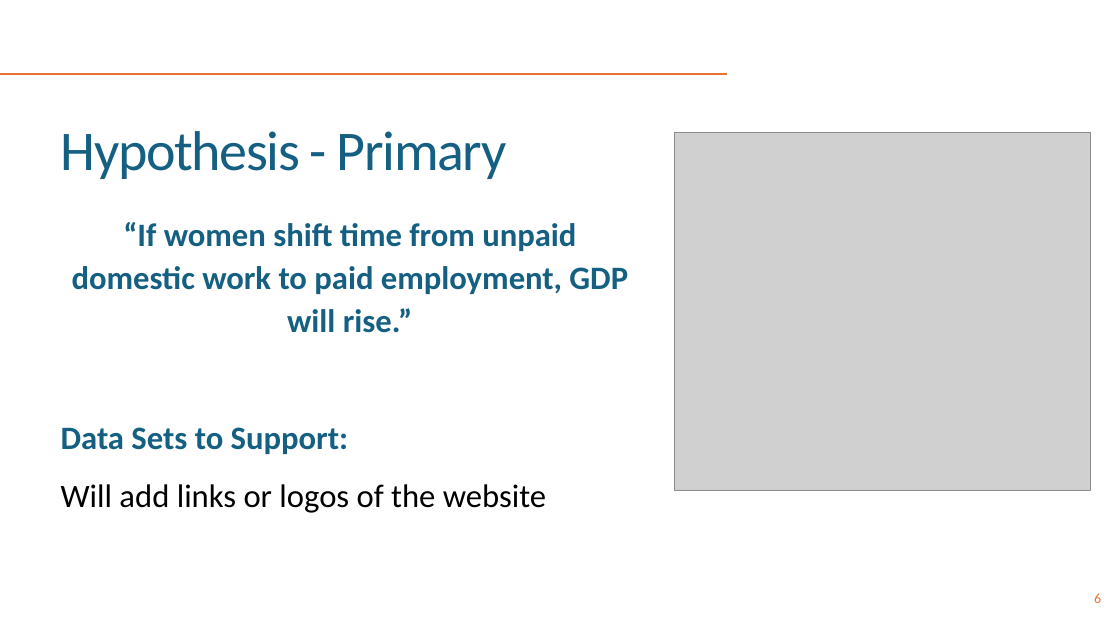
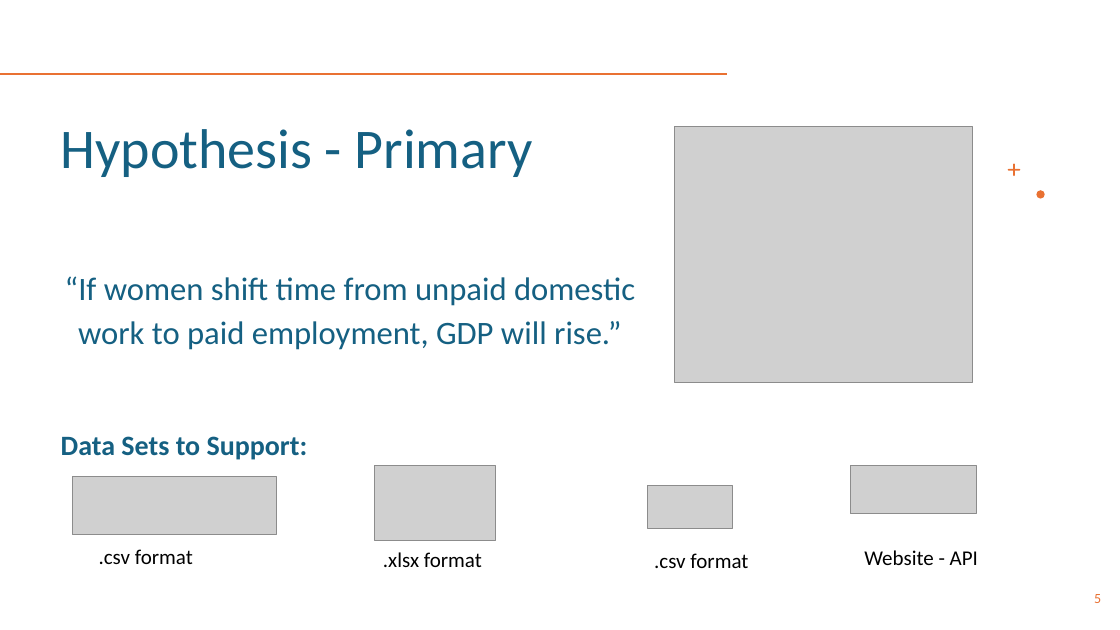
Before and after one commit to PaolaGaray/FirstProject, a slide deck: slide 5 of slides/Team 1_Week3.pptx (slide 6 before the commit). Drawn at 1120x630 pixels with LibreOffice and Linux fonts; fonts in the diff are those of the drawing; grey boxes stand for pictures. Boxes give left, top, right and bottom in pixels: in the first picture for what was removed or moved away, otherwise in the second. Text is boxed around its words. In the diff, an @@ line names an element or a change of style, - is before the commit and + after.

```diff
--- a/slides/Team 1_Week3.pptx
+++ b/slides/Team 1_Week3.pptx
@@ title "Hypothesis - Primary" at box(61, 129, 533, 177): letter spacing -1.2 to 0 pt @@
@@ picture: place and size @@
-picture at box(675, 133, 1091, 491)
+picture at box(675, 126, 972, 382)
@@ freeform shape added at box(1008, 164, 1021, 176), fill #E97132 @@
@@ text "“If women shift time from ..." at box(61, 276, 635, 460): bold off in "“If women shift time from unpaid domestic ..."; size 28 to 24 pt in "Data Sets to Support:" @@
@@ freeform shape added at box(1037, 190, 1045, 198), fill #E97132 @@
@@ picture added at box(72, 477, 276, 535) @@
@@ picture added at box(375, 465, 496, 540) @@
@@ picture added at box(850, 465, 976, 513) @@
@@ text at box(61, 484, 546, 513): paragraph removed @@
-Will add links or logos of the website
@@ picture added at box(648, 486, 734, 528) @@
@@ text added at box(99, 549, 193, 564), 18 pt, text #000000 @@
+.csv format
@@ text added at box(383, 552, 482, 567), 18 pt, text #000000 @@
+.xlsx format
@@ text added at box(654, 553, 748, 568), 18 pt, text #000000 @@
+.csv format
@@ text added at box(864, 550, 978, 565), 18 pt, text #000000 @@
+Website - API
@@ page number at box(1094, 594, 1101, 603): text changed @@
-6
+5
```
Also in this commit, not shown: 5 other slides changed, 10 slides added, 12 slides removed, 2 other files.
